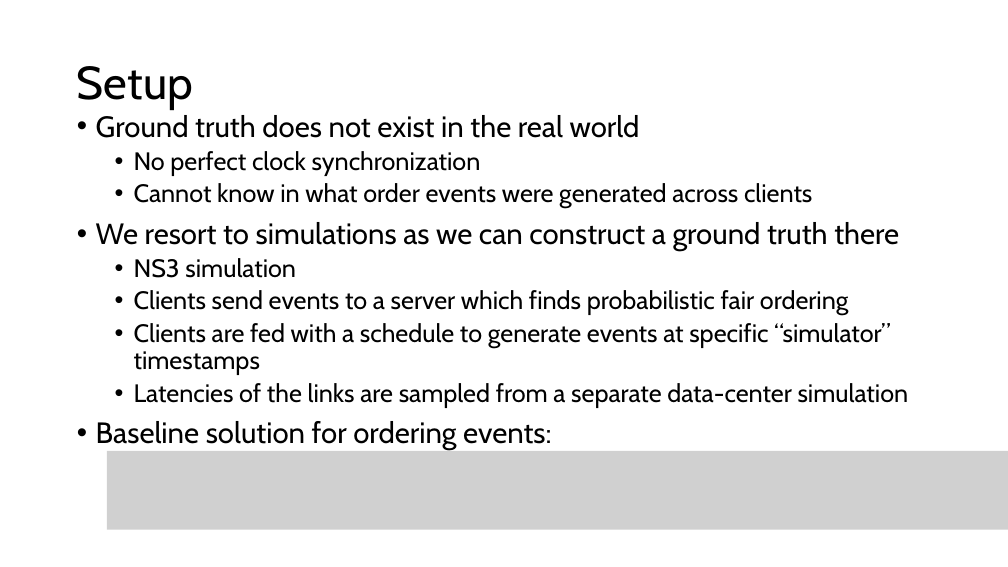
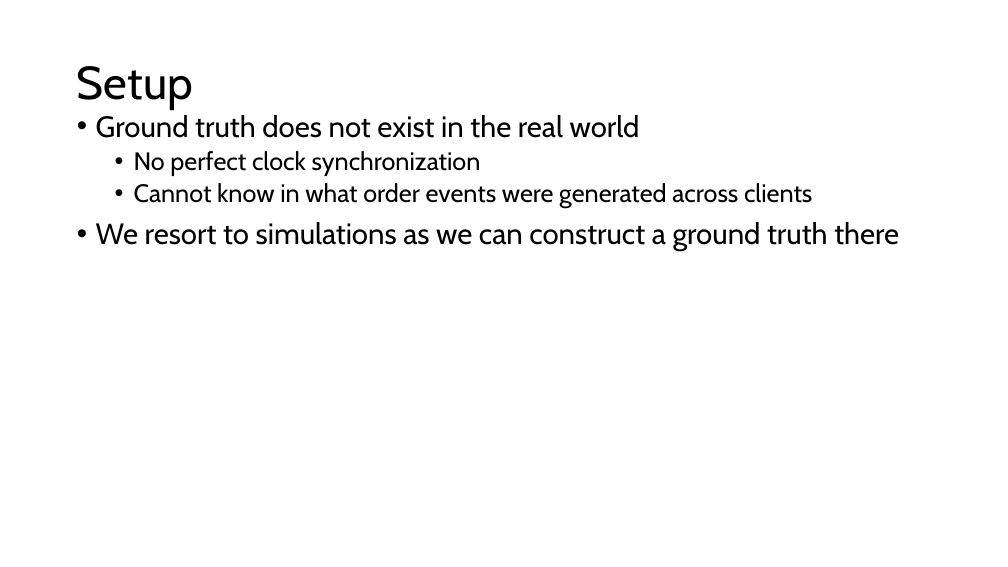
Before and after one commit to HaseebLUMS/Onyx-Presentation, a slide deck: slide 166 of thesis-latency-fairness.pptx. Drawn at 1008x567 pixels with LibreOffice and Linux fonts; fonts in the diff are those of the drawing; grey boxes stand for pictures. Boxes give left, top, right and bottom in pixels: in the first picture for what was removed or moved away, otherwise in the second. Text is boxed around its words. In the diff, an @@ line names an element or a change of style, - is before the commit and + after.

Commit message:
updated presentation

```diff
--- a/thesis-latency-fairness.pptx
+++ b/thesis-latency-fairness.pptx
@@ text at (x1=96, y1=258, x2=909, y2=450): paragraphs removed @@
-  • NS3 simulation
-  • Clients send events to a server which finds probabilistic fair ordering
-  • Clients are fed with a schedule to generate events at specific “simulator” timestamps
-  • Latencies of the links are sampled from a separate data-center simulation
-• Baseline solution for ordering events:
@@ picture removed at (x1=107, y1=451, x2=1008, y2=529) @@
```
Also in this commit, not shown: 2 slides added.
